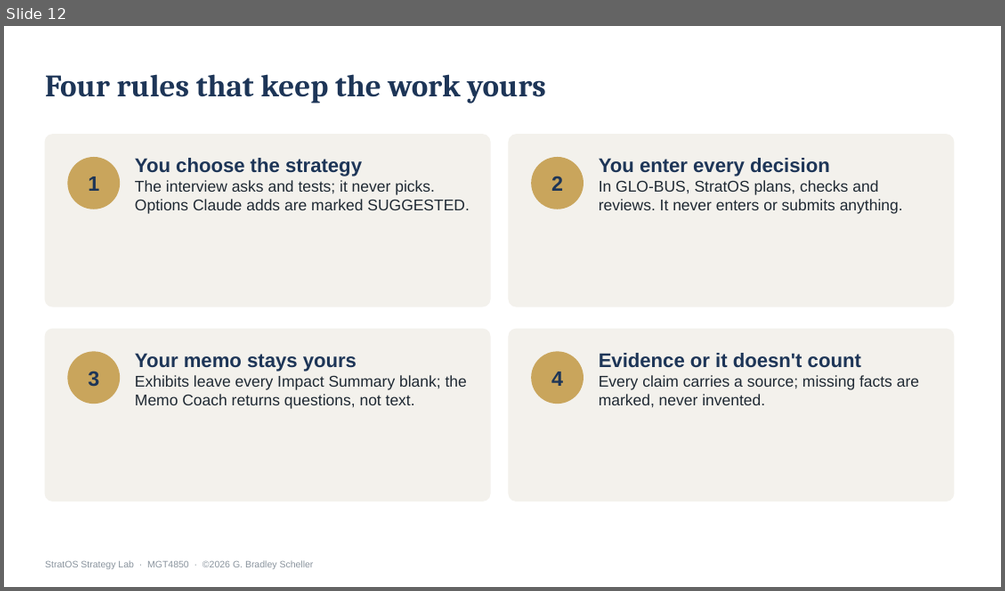
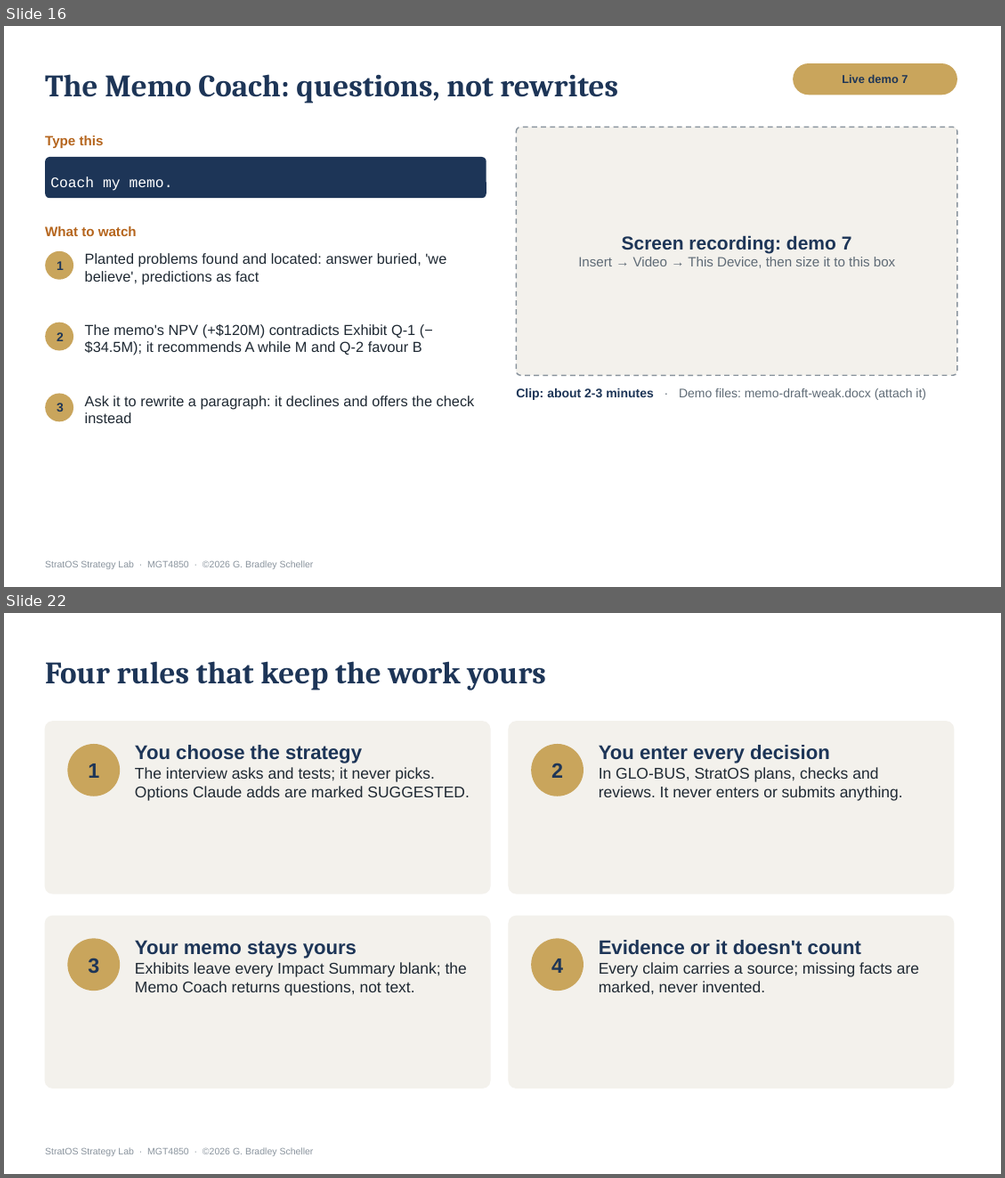
Before and after one commit to Brads777/Strat-IQ-Strategy-Toolkit, a slide deck: release-assets/StratOS_v3_Process_Walkthrough.pptx. Shown one above the other, each under a label of ours: slide 12 before the commit, slides 16 and 22 after it; the slides between them are not shown. The pictures are 1005x591 and 1005x1178 pixels, drawn with LibreOffice and Linux fonts; fonts in the diff are those of the drawing. Boxes give left, top, right and bottom in pixels: in the first picture for what was removed or moved away, otherwise in the second. Text is boxed around its words. In the diff, an @@ line names an element or a change of style, - is before the commit and + after.

```diff
--- a/release-assets/StratOS_v3_Process_Walkthrough.pptx
+++ b/release-assets/StratOS_v3_Process_Walkthrough.pptx
@@ slide 16 added at (x1=4, y1=26, x2=1001, y2=587), background #FFFFFF; not listed: 1 template element that a slide beside it also shows @@
@@ title added at (x1=45, y1=74, x2=618, y2=103), 30 pt, text #1D3557, bold @@
+The Memo Coach: questions, not rewrites
@@ rounded rectangle added at (x1=793, y1=63, x2=957, y2=95), fill #C9A55C, 11 pt, text #1D3557, bold @@
+Live demo 7
@@ rounded rectangle added at (x1=517, y1=127, x2=957, y2=375), fill #F3F1EC, outline #8A949E 1.25 pt dashed @@
@@ text added at (x1=45, y1=135, x2=104, y2=148), 13 pt, text #B5651D, bold @@
+Type this
@@ rounded rectangle added at (x1=45, y1=157, x2=486, y2=198), fill #1D3557, 14 pt, text #FFFFFF @@
+Coach my memo.
@@ text added at (x1=45, y1=226, x2=137, y2=236), 13 pt, text #B5651D, bold @@
+What to watch
@@ text added at (x1=578, y1=235, x2=895, y2=268), 13 pt, text #5F6B76 @@
+Screen recording: demo 7
+Insert → Video → This Device, then size it to this box
@@ ellipse added at (x1=45, y1=251, x2=73, y2=280), fill #C9A55C, 12 pt, text #1D3557, bold @@
+1
@@ text added at (x1=85, y1=253, x2=446, y2=284), 14 pt, text #1F2933 @@
+Planted problems found and located: answer buried, 'we believe', predictions as fact
@@ ellipse added at (x1=45, y1=322, x2=73, y2=351), fill #C9A55C, 12 pt, text #1D3557, bold @@
+2
@@ text added at (x1=85, y1=324, x2=422, y2=355), 14 pt, text #1F2933 @@
+The memo's NPV (+$120M) contradicts Exhibit Q-1 (−$34.5M); it recommends A while M and Q-2 favour B
@@ ellipse added at (x1=45, y1=394, x2=73, y2=421), fill #C9A55C, 12 pt, text #1D3557, bold @@
+3
@@ text added at (x1=85, y1=395, x2=475, y2=423), 14 pt, text #1F2933 @@
+Ask it to rewrite a paragraph: it declines and offers the check instead
@@ text added at (x1=516, y1=388, x2=926, y2=400), 12 pt, text #5F6B76 @@
+Clip: about 2-3 minutes · Demo files: memo-draft-weak.docx (attach it)
@@ what was slide 12 is now slide 22 @@
```
Also in this commit, not shown: 5 slides changed, 9 other slides added, 22 other files.
